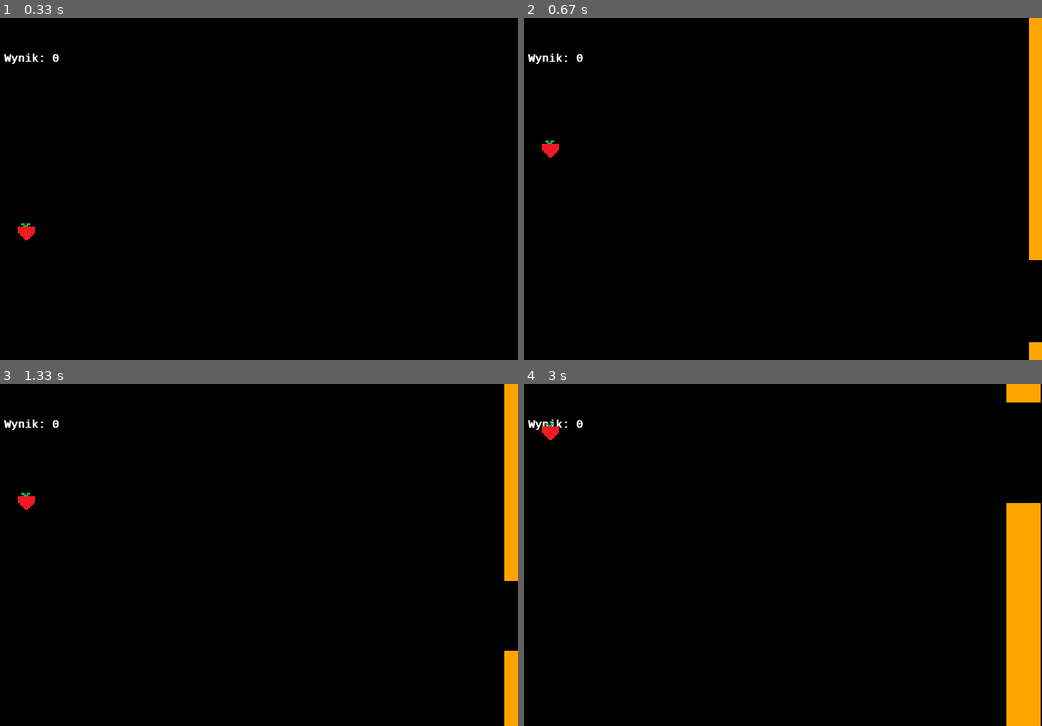
Above: before the commit, frames 1-4 (two rows, left to right).
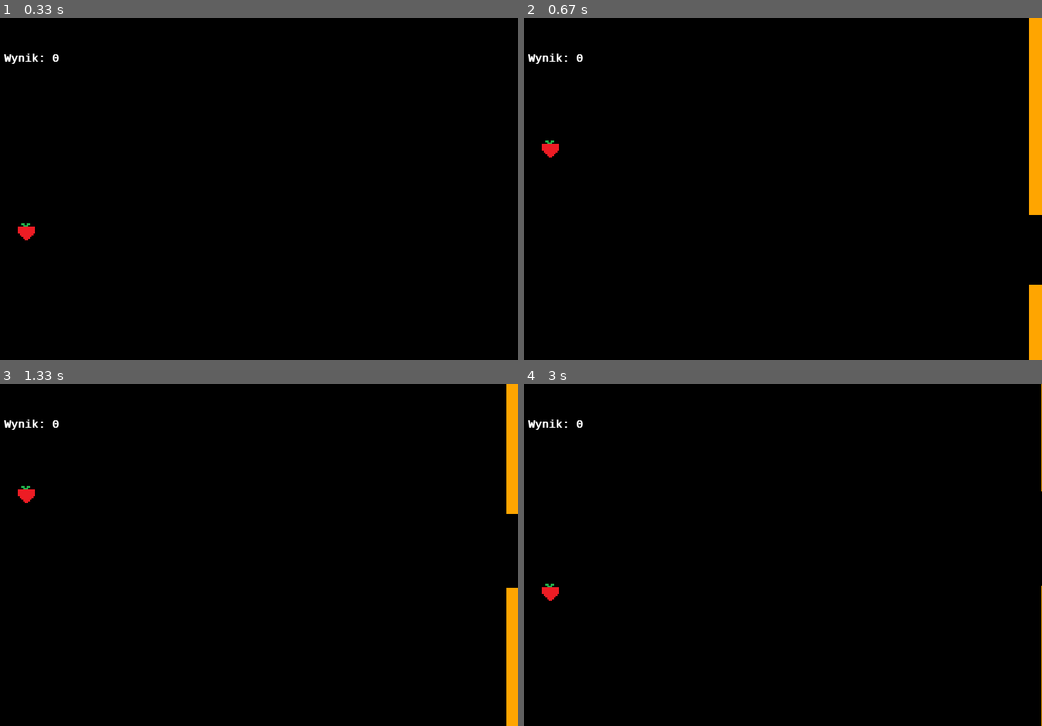
Above: after the commit, the same moments.

Repository: jedrus113/pygame
Game: pygame game, started from main.py
The game is run twice, just before and just after one commit, with the same random seed, the same clock (stepped at 60 frames per second) and the same inputs.
Inputs:
- Up to frame 1 (0.33 s): no input
- Up to frame 2 (0.67 s): tap Space at 0.33 s
- Up to frame 3 (1.33 s): tap Space at 0.73, 1.03, 1.23 s
- Up to frame 4 (3 s): tap Space at 1.57, 1.87, 2.07, 2.37, 2.63, 2.97 s

Frame 1 is identical in both runs. In frame 2, 0.8% of the frame differs, in the area x 97-100%, y 57-95%; in frame 3, 1.3%; in frame 4, 5.0%, in the area x 3-100%, y 0-100%.

Commit message:
pause on death

Diff:
--- a/logic/logic.py
+++ b/logic/logic.py
@@ -18,6 +18,7 @@
     def on_loop(self):
         if config.World.pause and pygame.K_SPACE in self.keys:
             config.World.pause = False
+            self.on_init()
 
         if not config.World.pause:
             if pygame.K_SPACE in self.keys:
@@ -31,7 +32,7 @@
             pipe = config.World.objects[2]
             if self.strawberry.getPos()[1] + config.Player.size[1] > config.Window.size[1] or self.strawberry.getPos()[ …(273 unchanged characters)…
                 config.World.score = 0
-                self.on_init()
+                config.World.pause = True
             elif pipe.getPos()[0] < 0:
                 config.World.score += 1
                 del config.World.objects[2]
